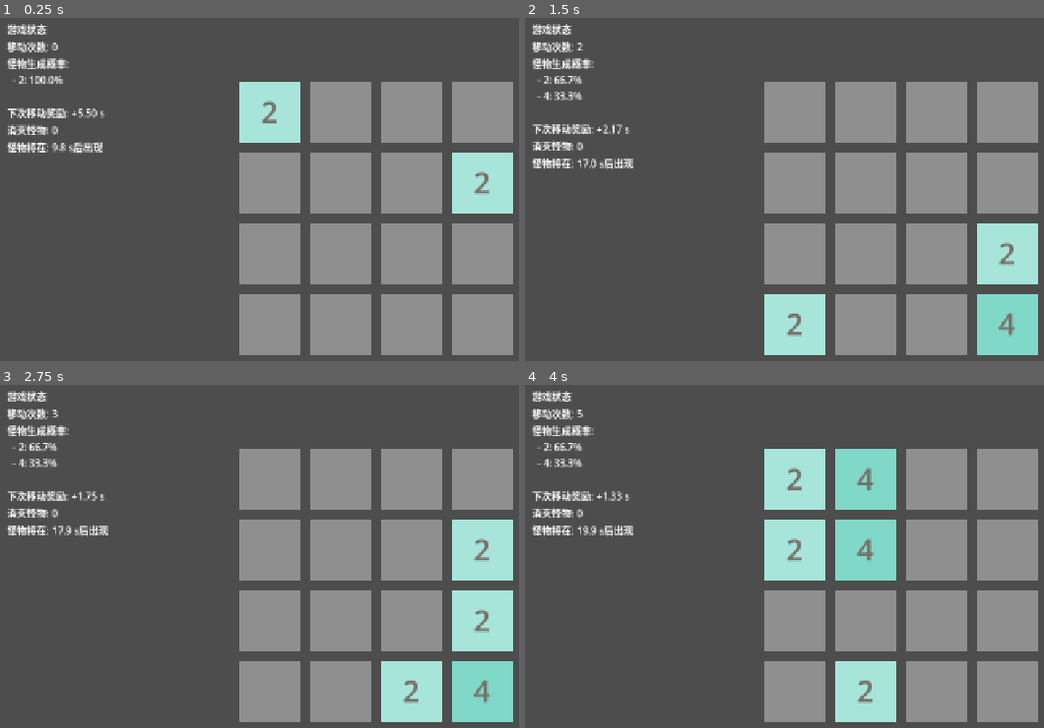
Above: before the commit, frames 1-4 (two rows, left to right).
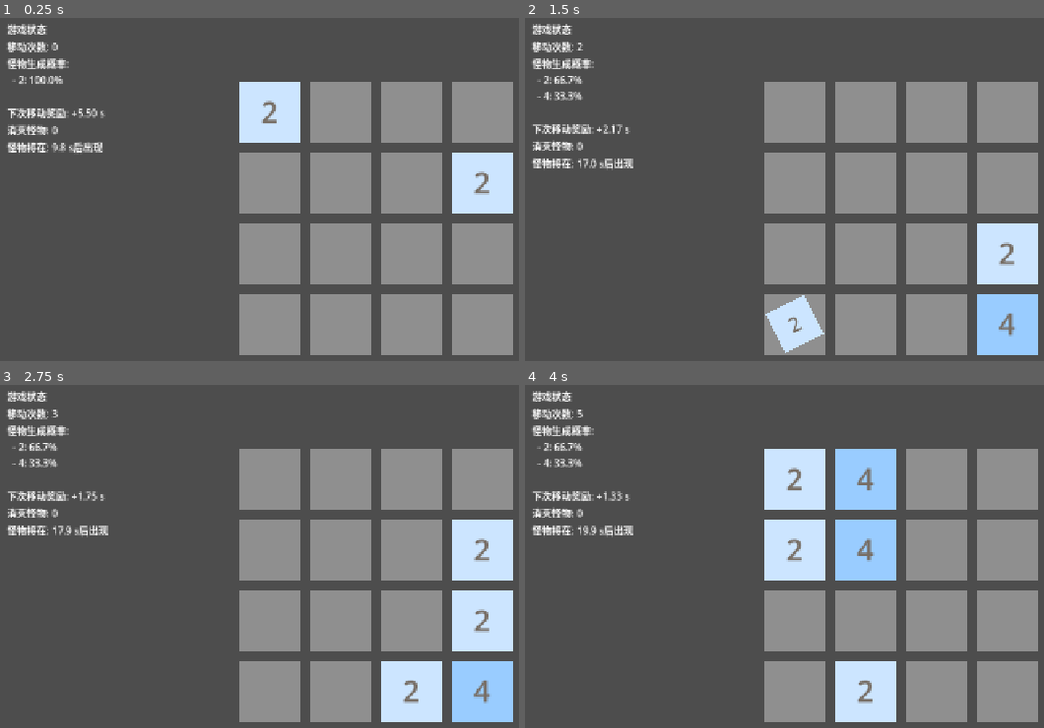
Above: after the commit, the same moments.

Repository: C76GN/2048-all-in-one
Game: Godot game, scene res://scenes/main.tscn
Same seed, same stepped clock (60 frames per second), same inputs: the game is played once before the commit and once after it.
Inputs:
- Up to frame 1 (0.25 s): no input
- Up to frame 2 (1.5 s): tap Enter at 0.5 s; hold D (move_right) 0.53-1.28 s; tap Space at 1.25 s; hold S (move_down) from 1.28 s (still down)
- Up to frame 3 (2.75 s): tap Enter at 2 s; release S (move_down) at 2.03 s; hold D (move_right) from 2.03 s (still down)
- Up to frame 4 (4 s): tap Space at 2.75 s; release D (move_right) at 2.78 s; hold W (move_up) 2.78-3.53 s; tap Enter at 3.5 s; hold A (move_left) from 3.53 s (still down)

The runs differ from the first frame. In frame 1, 4.0% of the frame differs, in the area x 46-99%, y 18-58%; in frame 2, 6.1%; in frame 3, 8.0%; in frame 4, 10%, in the area x 46-72%, y 18-99%.

Commit message:
Add tile movement and spawn animations
Introduces movement and spawn animations for tiles to enhance visual feedback. Refactors position calculations to use tile center, updates color schemes, and improves monster spawn logic with a helper function for weighted random selection. Also adds input locking during animations to prevent overlapping moves.

Diff:
--- a/scenes/tile.tscn
+++ b/scenes/tile.tscn
@@ -6,12 +6,16 @@
 script = ExtResource("1_3dk36")
 
 [node name="Background" type="ColorRect" parent="."]
-offset_right = 100.0
-offset_bottom = 100.0
+offset_left = -50.0
+offset_top = -50.0
+offset_right = 50.0
+offset_bottom = 50.0
 
 [node name="ValueLabel" type="Label" parent="."]
-offset_right = 100.0
-offset_bottom = 100.0
+offset_left = -50.0
+offset_top = -50.0
+offset_right = 50.0
+offset_bottom = 50.0
 theme_override_colors/font_color = Color(0, 0, 0, 1)
 theme_override_font_sizes/font_size = 48
 text = "2"
--- a/scripts/game_board.gd
+++ b/scripts/game_board.gd
@@ -4,6 +4,11 @@
 # 它处理包括棋盘的初始化、方块的生成、移动、合并、战斗以及胜负条件的判断。
 # 通过信号与主场景(Main.gd)进行通信，实现了逻辑与表现的分离。
 extends Control
+
+# 定义棋盘的状态
+enum State {READY, ANIMATING}
+# 存储当前状态
+var current_state = State.READY
 
 # --- 信号定义 ---
 
@@ -60,6 +65,9 @@
 ## 根据给定的方向向量处理玩家的移动输入。
 ## @param direction: 一个 Vector2i，如 Vector2i.UP，代表移动方向。
 func handle_move(direction: Vector2i) -> void:
+	# 如果正在播放动画，则忽略任何新的输入
+	if current_state != State.READY:
+		return
 	var moved = false
 	# 为了简化处理，将所有方向的移动都转换为向“左”移动的逻辑。
 	var grid_copy_for_move = _get_rotated_grid(direction)
@@ -78,17 +86,23 @@
 
 	# 如果发生了有效移动，则更新棋盘状态。
 	if moved:
+		# 锁住输入，开始播放动画
+		current_state = State.ANIMATING
 		# 将处理后的网格旋转回原始方向。
 		grid = _unrotate_grid(new_grid_after_move, direction)
-		# 根据新的网格数据更新所有方块的视觉位置。
-		_update_board_visuals()
-		# 等待一个短暂的视觉延迟，然后生成新的方块。
-		await get_tree().create_timer(0.1).timeout
+		var move_tweens = _update_board_visuals()
+
+		if not move_tweens.is_empty():
+			# 等待动画播放完毕。
+			await move_tweens[0].finished
+
 		spawn_tile()
 		# 发出信号，通知主场景移动已完成。
 		move_made.emit()
 		# 检查游戏是否结束。
 		_check_game_over()
+		# 所有操作都已完成，解锁准备接受下一次输入
+		current_state = State.READY
 	else:
 		# 即使没有移动，也需要检查游戏是否因为无法移动而结束。
 		_check_game_over()
@@ -106,8 +120,11 @@
 
 	board_container.add_child(new_tile)
 	grid[spawn_pos.x][spawn_pos.y] = new_tile
-	new_tile.position = _grid_to_pixel(spawn_pos)
+	# 先初始化，但不设置位置，动画会处理
 	new_tile.setup(2, new_tile.TileType.PLAYER)
+	new_tile.position = _grid_to_pixel_center(spawn_pos)
+	# 调用生成动画
+	new_tile.animate_spawn()
 
 ## 在一个随机的空位上生成一个指定数值的怪物方块。
 ## @param monster_value: 要生成的怪物方块的数值。
@@ -120,8 +137,11 @@
 
 	board_container.add_child(new_monster)
 	grid[spawn_pos.x][spawn_pos.y] = new_monster
-	new_monster.position = _grid_to_pixel(spawn_pos)
+
+	# 设置方块的数值和位置
 	new_monster.setup(monster_value, new_monster.TileType.MONSTER)
+	new_monster.position = _grid_to_pixel_center(spawn_pos)
+	new_monster.animate_spawn()
 
 ## 获取当前棋盘上数值最大的玩家方块的值。
 ## 这是一个封装良好的公共接口，避免外部直接访问内部 grid 数据。
@@ -154,7 +174,8 @@
 		for y in GRID_SIZE:
 			var cell_bg = ColorRect.new()
 			cell_bg.size = Vector2(CELL_SIZE, CELL_SIZE)
-			cell_bg.position = _grid_to_pixel(Vector2i(x, y))
+			# 使用返回左上角坐标的函数
+			cell_bg.position = _grid_to_pixel_top_left(Vector2i(x, y))
 			cell_bg.color = Color("8f8f8f")
 			board_container.add_child(cell_bg)
 
@@ -274,18 +295,28 @@
 	return [result_line, has_moved]
 
 ## 根据 `grid` 数组中的数据，更新场景中所有方块节点的实际位置。
-func _update_board_visuals():
+func _update_board_visuals() -> Array[Tween]:
+	var active_tweens: Array[Tween] = []
 	for x in GRID_SIZE:
 		for y in GRID_SIZE:
 			if grid[x][y] != null:
 				var tile = grid[x][y]
-				tile.position = _grid_to_pixel(Vector2i(x, y))
-
-## 将网格坐标（如 [0, 1]）转换为屏幕像素坐标。
-## @param grid_pos: 网格坐标 Vector2i。
-## @return: 对应的像素坐标 Vector2。
-func _grid_to_pixel(grid_pos: Vector2i) -> Vector2:
+				var new_pixel_pos = _grid_to_pixel_center(Vector2i(x, y))
+				# 如果方块不在目标位置，就为它创建一个移动动画
+				if tile.position != new_pixel_pos:
+					var move_tween = tile.animate_move(new_pixel_pos)
+					active_tweens.append(move_tween)
+	return active_tweens
+
+## 将网格坐标转换为屏幕像素坐标（返回格子左上角）。
+func _grid_to_pixel_top_left(grid_pos: Vector2i) -> Vector2:
 	return Vector2(grid_pos.x * (CELL_SIZE + SPACING), grid_pos.y * (CELL_SIZE + SPACING))
+
+## 将网格坐标转换为屏幕像素坐标（返回格子中心点）。
+func _grid_to_pixel_center(grid_pos: Vector2i) -> Vector2:
+	var top_left_pos = _grid_to_pixel_top_left(grid_pos)
+	var center_pos = top_left_pos + Vector2(CELL_SIZE / 2.0, CELL_SIZE / 2.0)
+	return center_pos
 
 ## 检查游戏是否结束（胜利或失败）。
 func _check_game_over() -> void:
--- a/scripts/main.gd
+++ b/scripts/main.gd
@@ -96,32 +96,24 @@
 	# 重置并重启计时器
 	monster_spawn_timer.start(INITIAL_SPAWN_INTERVAL)
 
-## 根据当前玩家方块的最大值，计算新生成怪物的数值。
-## 采用加权随机算法，玩家越强，可能出现的怪物也越强，但低级怪物依然占多数。
+## 使用加权随机算法，从怪物生成池中选择一个最终的怪物数值。
 ## @return: 返回一个2的幂次方整数，作为怪物的数值。
 func _calculate_monster_value() -> int:
-	# 通过调用 GameBoard 的公共接口获取数据，实现良好封装。
-	var max_player_value = game_board.get_max_player_value()
-	if max_player_value <= 0: return 2
-
-	# 计算最大玩家数值是2的多少次幂（k）。
-	var k = int(log(max_player_value) / log(2))
-	if k < 1: k = 1
-
-	# 生成可能的怪物数值列表和对应的权重列表。
-	var weights = []
-	var possible_values = []
-	for i in range(1, k + 1):
-		possible_values.append(pow(2, i))
-		weights.append(k - i + 1)
-
-	# 执行加权随机选择。
+	# 调用辅助函数获取可能的数值和对应的权重。
+	var spawn_pool = _get_monster_spawn_pool()
+	var possible_values = spawn_pool["values"]
+	var weights = spawn_pool["weights"]
+
+	if possible_values.is_empty(): return 2
+
+	# 计算总权重。
 	var total_weight = 0
 	for w in weights:
 		total_weight += w
 
-	if total_weight == 0: return 2 # 避免除零错误
-
+	if total_weight == 0: return 2
+
+	# 执行加权随机选择。
 	var rng = RandomNumberGenerator.new()
 	rng.randomize()
 	var random_pick = rng.randi_range(1, total_weight)
@@ -182,26 +174,40 @@
 
 	# 4. 更新怪物生成概率
 	var spawn_info_text = "怪物生成概率:\n"
+	var spawn_pool = _get_monster_spawn_pool()
+	var possible_values = spawn_pool["values"]
+	var weights = spawn_pool["weights"]
+
+	var total_weight = 0
+	for w in weights:
+		total_weight += w
+
+	if total_weight > 0:
+		for i in range(weights.size()):
+			var percentage = (float(weights[i]) / total_weight) * 100
+			spawn_info_text += "  - %d: %.1f%%\n" % [possible_values[i], percentage]
+	else:
+		spawn_info_text += "  - 2: 100%"
+
+	monster_spawn_label.text = spawn_info_text
+
+## [注释优化] 辅助函数，根据当前玩家最大方块值，计算出所有可能的怪物数值及其权重。
+## 玩家分数越高，高数值怪物的权重也越高。
+## @return: 返回一个包含 "values" (Array[int]) 和 "weights" (Array[int]) 的字典。
+func _get_monster_spawn_pool() -> Dictionary:
 	var max_player_value = game_board.get_max_player_value()
 	if max_player_value <= 0:
-		spawn_info_text += "  - 2: 100%"
-	else:
-		var k = int(log(max_player_value) / log(2))
-		if k < 1: k = 1
-
-		var weights = []
-		var possible_values = []
-		var total_weight = 0
-		for i in range(1, k + 1):
-			var value = pow(2, i)
-			var weight = k - i + 1
-			possible_values.append(value)
-			weights.append(weight)
-			total_weight += weight
-
-		if total_weight > 0:
-			for i in range(weights.size()):
-				var percentage = (float(weights[i]) / total_weight) * 100
-				spawn_info_text += "  - %d: %.1f%%\n" % [possible_values[i], percentage]
-
-	monster_spawn_label.text = spawn_info_text
+		return {"values": [2], "weights": [1]}
+
+	# 计算最大玩家数值是2的多少次幂（k）。
+	var k = int(log(max_player_value) / log(2))
+	if k < 1: k = 1
+
+	# 生成可能的怪物数值列表和对应的权重列表。
+	var weights = []
+	var possible_values = []
+	for i in range(1, k + 1):
+		possible_values.append(pow(2, i))
+		weights.append(k - i + 1) # 数值越小，权重越高
+
+	return {"values": possible_values, "weights": weights}
--- a/scripts/tile.gd
+++ b/scripts/tile.gd
@@ -14,9 +14,9 @@
 
 # 字典：存储玩家方块不同数值对应的背景颜色。
 const PLAYER_COLOR_MAP = {
-	2: Color("a7e5db"), 4: Color("80d8c9"), 8: Color("59cbb7"), 16: Color("33bfa5"),
-	32: Color("29a68e"), 64: Color("218c78"), 128: Color("1c7b69"), 256: Color("166758"),
-	512: Color("115448"), 1024: Color("0d4239"), 2048: Color("09312b"), 4096: Color("06211d")
+	2: Color("cce5ff"), 4: Color("99ccff"), 8: Color("66b2ff"), 16: Color("3399ff"),
+	32: Color("007fff"), 64: Color("0066cc"), 128: Color("0052a3"), 256: Color("003d7a"),
+	512: Color("002952"), 1024: Color("001429"), 2048: Color("000a14"), 4096: Color("00050a")
 }
 
 # 字典：存储怪物方块不同数值对应的背景颜色。
@@ -48,19 +48,22 @@
 ## @param new_value: 方块的新数值。
 ## @param new_type: 方块的新类型 (PLAYER 或 MONSTER)。
 func setup(new_value: int, new_type: TileType) -> void:
-	# 步骤 1: 更新内部状态变量。
 	self.value = new_value
 	self.type = new_type
+	_update_visuals()
 
-	# 步骤 2: 更新显示的文本。
-	value_label.text = str(value)
+# --- 视觉更新辅助函数 ---
+# 将所有更新外观的代码（颜色、文本）集中到这里，方便复用。
+func _update_visuals() -> void:
+	# 步骤 1: 更新显示的文本。
+	value_label.text = str(int(value))
 
-	# 步骤 3: 根据方块类型选择对应的颜色映射表。
+	# 步骤 2: 根据方块类型选择对应的颜色映射表。
 	var current_color_map = PLAYER_COLOR_MAP
 	if type == TileType.MONSTER:
 		current_color_map = MONSTER_COLOR_MAP
 
-	# 步骤 4: 设置背景颜色。
+	# 步骤 3: 设置背景颜色。
 	# 如果当前数值在颜色映射表中存在，则使用预设颜色。
 	if current_color_map.has(value):
 		background.color = current_color_map[value]
@@ -68,10 +71,33 @@
 	else:
 		background.color = Color.BLACK
 
-	# 步骤 5: 根据类型和数值优化文本颜色，以确保可读性。
+	# 步骤 4: 优化文本颜色可读性。
 	# 对于数值较小的方块，使用深色字体。
 	if value <= 4:
 		value_label.add_theme_color_override("font_color", Color("776e65"))
 	# 对于数值较大的方块，使用浅色字体。
 	else:
 		value_label.add_theme_color_override("font_color", Color("f9f6f2"))
+
+
+# -------------------- 动画函数 --------------------
+
+# 常规生成动画（从小旋转放大）
+func animate_spawn():
+	scale = Vector2.ZERO
+	rotation_degrees = -90
+
+	var tween = create_tween()
+	tween.set_parallel(true)
+	tween.set_trans(Tween.TRANS_BACK).set_ease(Tween.EASE_OUT)
+
+	tween.tween_property(self, "scale", Vector2.ONE, 0.25)
+	tween.tween_property(self, "rotation_degrees", 0, 0.25)
+
+
+# 移动动画
+func animate_move(new_position: Vector2):
+	var tween = create_tween()
+	tween.set_trans(Tween.TRANS_SINE).set_ease(Tween.EASE_OUT)
+	tween.tween_property(self, "position", new_position, 0.15)
+	return tween
